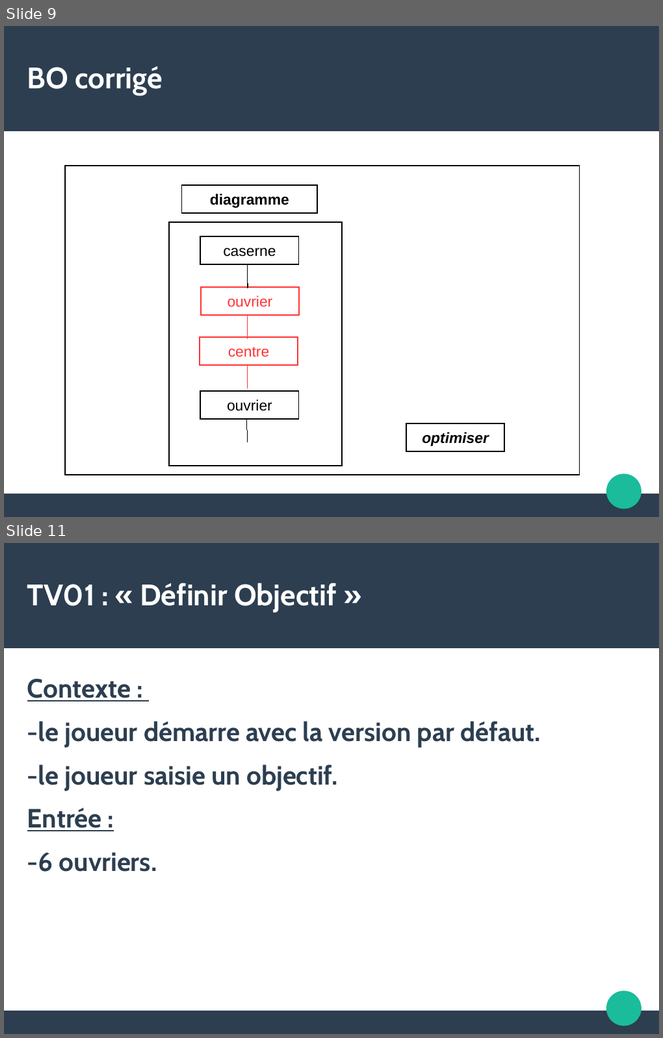
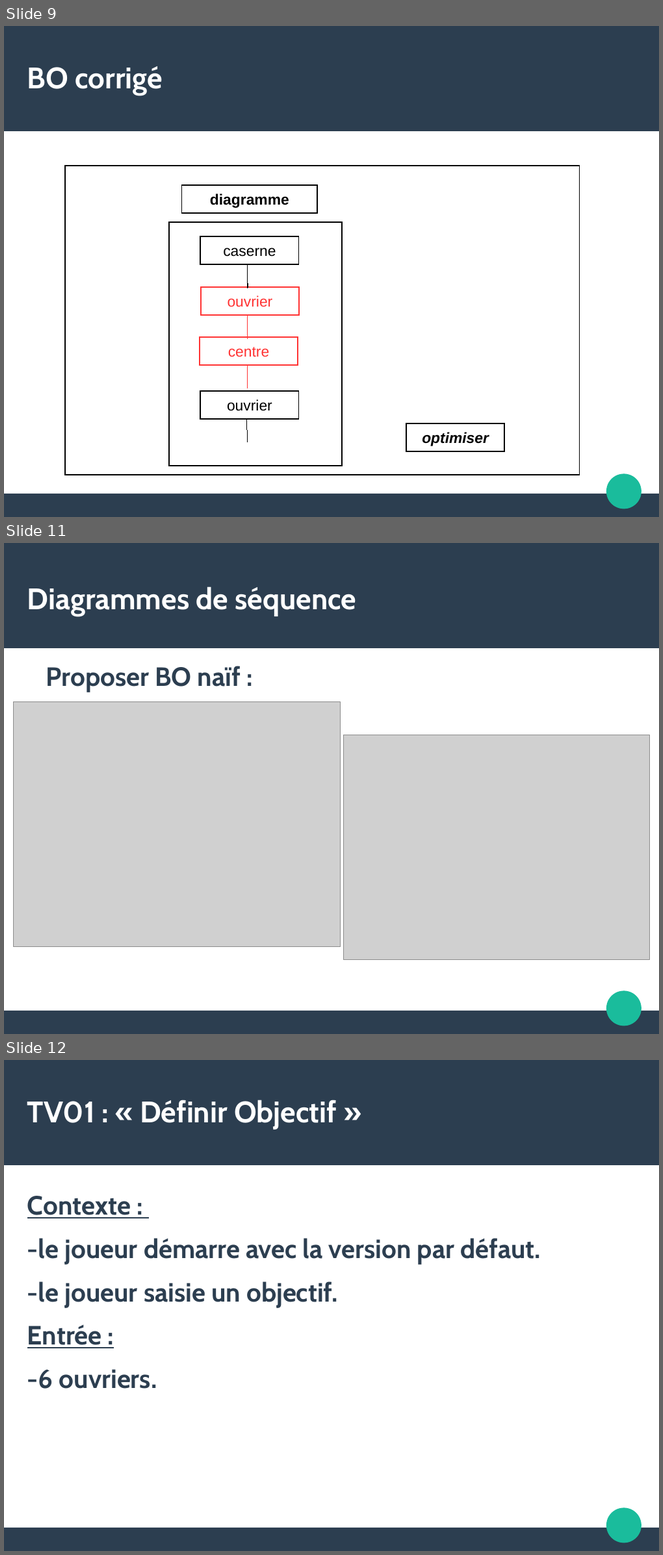
Before and after one commit to natmaurice/tme-il-smartbuilders, a slide deck: IL.odp. Shown one above the other, each under a label of ours: slides 9 and 11 before the commit, slides 9, 11 and 12 after it; the slides between them are not shown. The pictures are 663x1038 and 663x1555 pixels, drawn with LibreOffice and Linux fonts; fonts in the diff are those of the drawing; grey boxes stand for pictures. Boxes give left, top, right and bottom in pixels: in the first picture for what was removed or moved away, otherwise in the second. Text is boxed around its words. In the diff, an @@ line names an element or a change of style, - is before the commit and + after.

```diff
--- a/IL.odp
+++ b/IL.odp
@@ slide 11 added at box(4, 543, 659, 1034), background #FFFFFF; not listed: 3 template elements that a slide beside it also shows @@
@@ title added at box(27, 587, 357, 616), 36 pt, text #FFFFFF, bold @@
+Diagrammes de séquence
@@ text added at box(46, 666, 241, 692), 32 pt, text #2C3E50, bold @@
+Proposer BO naïf :
@@ picture added at box(14, 702, 341, 947) @@
@@ picture added at box(343, 735, 649, 960) @@
@@ what was slide 11 is now slide 12 @@
```
Also in this commit, not shown: 2 slides changed, 1 other slide added, 3 slides removed, 8 other files.
